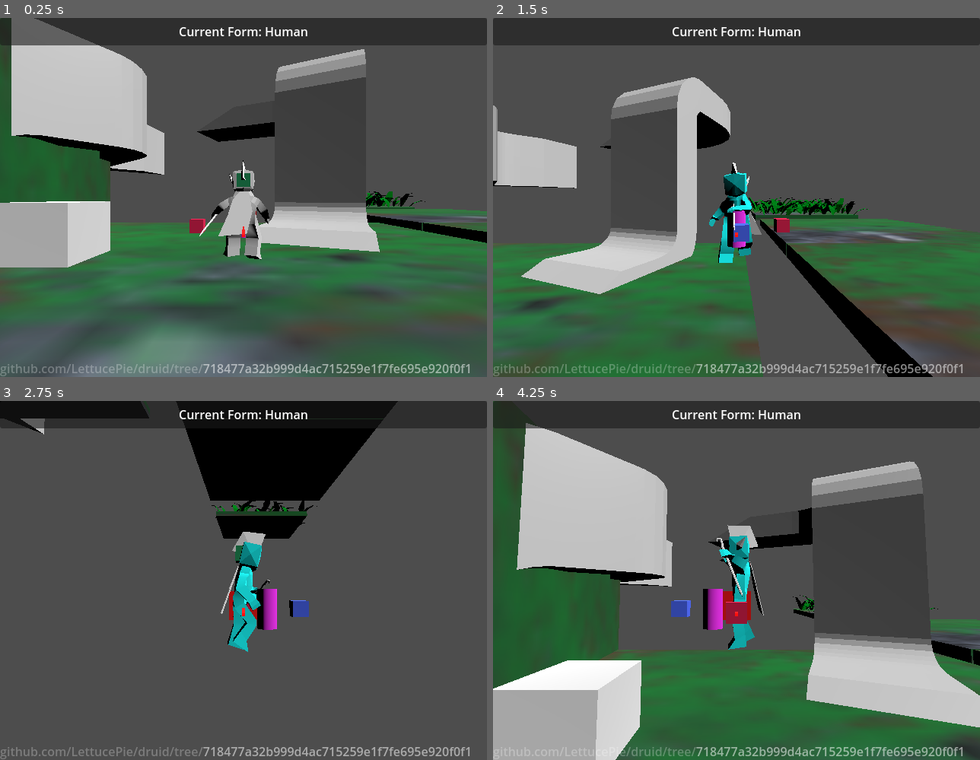
Above: before the commit, frames 1-4 (two rows, left to right).
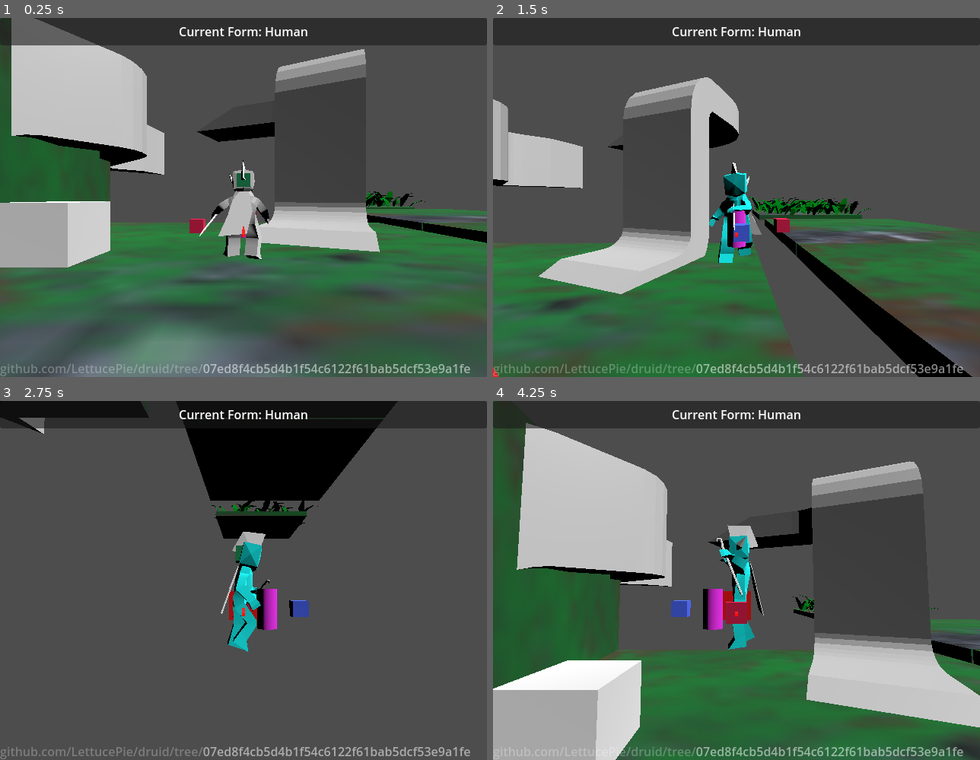
Above: after the commit, the same moments.

Repository: LettucePie/druid
Game: Godot game, scene res://playscenes/play_0.tscn
Two runs of this game, one before a commit and one after it. Both use one fixed random seed, a clock stepped at 60 frames per second and the inputs below.
Inputs (mouse positions are in pixels of both pictures, inside the frame that each line leads up to):
- Up to frame 1 (0.25 s): no input
- Up to frame 2 (1.5 s): tap Enter (ui_accept) at 0.5 s; move the mouse to (736, 369) at 0.52 s; hold D (move_right) 0.53-1.28 s; hold Right mouse button (aim) 0.53-1.28 s; tap Space (jump) at 0.77 s; move the mouse to (639, 215) at 1.27 s; hold S (move_down) from 1.28 s (still down); tap N (attack) at 1.35 s
- Up to frame 3 (2.75 s): tap Space (jump) at 1.52 s; move the mouse to (292, 501) at 2.02 s; release S (move_down) at 2.03 s; hold D (move_right) from 2.03 s (still down); tap K (cam_down) at 2.1 s
- Up to frame 4 (4.25 s): move the mouse to (712, 652) at 2.77 s; release D (move_right) at 2.78 s; hold W (move_up) 2.78-3.53 s; tap J (cam_left) at 2.85 s; tap Space (jump) at 3.02, 3.77 s; move the mouse to (882, 634) at 3.52 s; hold A (move_left) from 3.53 s (still down); tap L (cam_right) at 3.6 s

The runs differ from the first frame. In frame 1, 0.8% of the frame differs, in the area x 41-97%, y 96-99%; in frame 2, 12%, in the area x 0-99%, y 16-100%; in frame 3, 0.9%; in frame 4, 0.9%.

Commit message:
built in acceleration for deceleration

Diff:
--- a/core/player.gd
+++ b/core/player.gd
@@ -53,6 +53,7 @@
 
 ## Movement Variables
 var form_speed : float = 5.0
+var form_accel : float = 0.1
 var form_jump : float = 4.5
 var form_air_control : float = 0.15
 var form_mag_angle : float = 0.15
@@ -60,6 +61,7 @@
 const MAG_PULL = 10.5
 var move_input_vec : Vector3 = Vector3.ZERO
 var accelerated_dir : Vector3 = Vector3.ZERO
+var acceleration : float = 0.0
 @export var turn_responsiveness_curve : Curve
 @export var turn_decel_curve : Curve
 var floor_angle : float
@@ -134,6 +136,7 @@
 		climb_angle = 0.45
 		floor_max_angle = climb_angle
 		form_speed = 5.0
+		form_accel = 0.1
 		form_jump = 4.5
 		form_air_control = 2.5
 		form_mag_angle = 0.8
@@ -146,6 +149,7 @@
 		climb_angle = PI + (PI / 2)
 		floor_max_angle = climb_angle
 		form_speed = 4.0
+		form_accel = 0.15
 		form_jump = 4.0
 		form_air_control = 4.9
 		form_mag_angle = 0.15
@@ -159,6 +163,7 @@
 		climb_angle = 0.5
 		floor_max_angle = climb_angle
 		form_speed = 7.0
+		form_accel = 0.08
 		form_jump = 5.0
 		form_air_control = 1.0
 		form_mag_angle = 0.4
@@ -348,6 +353,9 @@
 	var blended_normal : Vector3 = get_up_direction()
 	if direction.length_squared() > 0.0:
 
+		## Accumulate Acceleration
+		acceleration = clampf(acceleration + form_accel, 0.0, 1.0)
+
 		## Turns the Swivel Ring to the target direction.
 		## The Function also generates a deceleration amount by comparing \
 		## how far/fast it could turn versus the form speed limitations.
@@ -373,13 +381,16 @@
 				current_mesh.material_override = test_mat_a
 			else:
 				current_mesh.material_override = test_mat_b
-
-	## Testing decel
-	if decel < 1.0:
-		print("DECEL: ", decel)
+	else:
+		## Decay Acceleration
+		acceleration = clampf(acceleration - (form_accel * 2), 0.0, 1.0)
+
+	## Apply percent of decel against acceleration, then scale by input axis
+	acceleration *= decel
+	acceleration *= move_input_vec.length()
 
 	## Finally, apply the velocity
-	accelerated_dir = direction * (form_speed * decel)
+	accelerated_dir = direction * (form_speed * acceleration)
 	if is_on_floor():
 		velocity = accelerated_dir
 		if jump_velocity != Vector3.ZERO:
--- a/project.godot
+++ b/project.godot
@@ -14,7 +14,7 @@
 run/main_scene="res://playscenes/play_0.tscn"
 config/features=PackedStringArray("4.2", "Mobile")
 config/icon="res://icon.svg"
-config/git_sha="718477a32b999d4ac715259e1f7fe695e920f0f1"
+config/git_sha="07ed8f4cb5d4b1f54c6122f61bab5dcf53e9a1fe"
 
 [display]
 
--- a/ui/commit.gd
+++ b/ui/commit.gd
@@ -1,6 +1,7 @@
 extends RichTextLabel
 
 @export var manual_commit : String = "718477a32b999d4ac715259e1f7fe695e920f0f1"
+
 
 # Called when the node enters the scene tree for the first time.
 func _ready():
